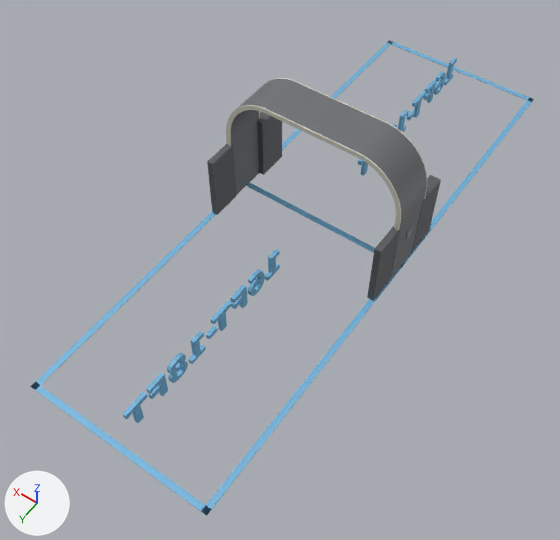
What one commit did to the glTF model public/colibri-xl.glb.
Both versions are drawn from a 50 mm lens placed at (-5.65, 15.65, 12.29), pointed at (-0.17, 7.97, 0.23). Arrows for +X, +Y and +Z are at lower left; the lights stay in place. The older version comes first.

The first picture shows 'arch_shell', 'arch_trim_back', 'label_far_end', 'label_near_end', 'lane_far_end', 'lane_left', 'lane_mid', 'lane_right', 'wing_1', 'wing_2', 'wing_3', 'wing_4' and 3 more.
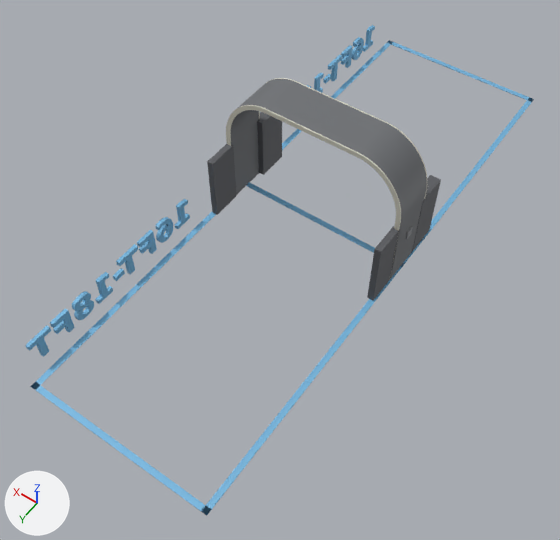
The change, as a list of edits to the scene's bpy script:
```text
Change me_label_near_end:
    used by ob_label_near_end; location = (0.0, 0.0, 0.0)
    remove me_label_near_end.from_pydata(...)  # 350 vertices, 676 faces; spans x -0.04..0.04, y 0.39..4.79, z 0.0..0.59
    add me_label_near_end.from_pydata(...)  # 350 vertices, 676 faces; spans x 2.29..2.37, y 0.39..4.79, z 0.0..0.59
    me_label_near_end part 1: the whole mesh is moved by (2.33, 0.0, 0.0)
Change me_label_far_end:
    used by ob_label_far_end; location = (0.0, 0.0, 0.0)
    remove me_label_far_end.from_pydata(...)  # 350 vertices, 676 faces; spans x -0.04..0.04, y 7.8..12.21, z 0.0..0.59
    add me_label_far_end.from_pydata(...)  # 350 vertices, 676 faces; spans x 2.29..2.37, y 7.8..12.21, z 0.0..0.59
    me_label_far_end part 2: the whole mesh is moved by (2.33, 0.0, 0.0)
```

Location of each change, (x1, y1, x2, y2) in pixels of the pictures (560 x 540 px):
'label_far_end', moved: before (123, 249, 280, 423); after (25, 199, 190, 357)
'label_near_end', moved: before (358, 58, 457, 176); after (306, 25, 375, 93)
